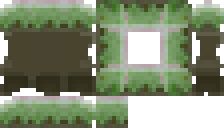
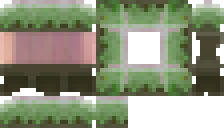
Layers edited between the first and the second 224 x 128 image:
added layer "Layer 6" above "Layer 5" over (0, 32, 32, 64)
added layer "Layer 5" above "Layer 4" over (64, 32, 96, 64)
added layer "Layer 4" above "Layer 3" over (32, 32, 64, 64)
